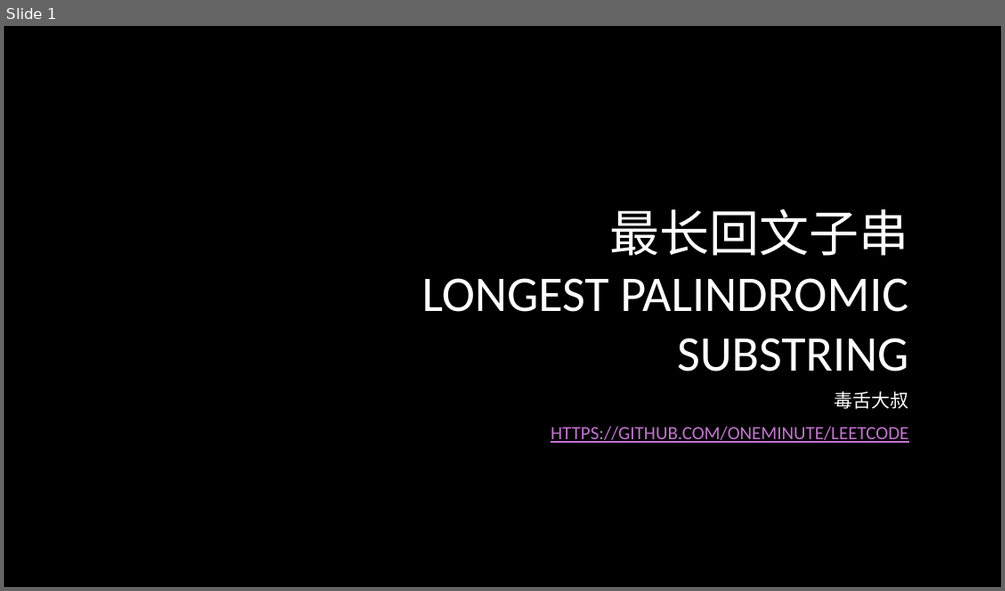
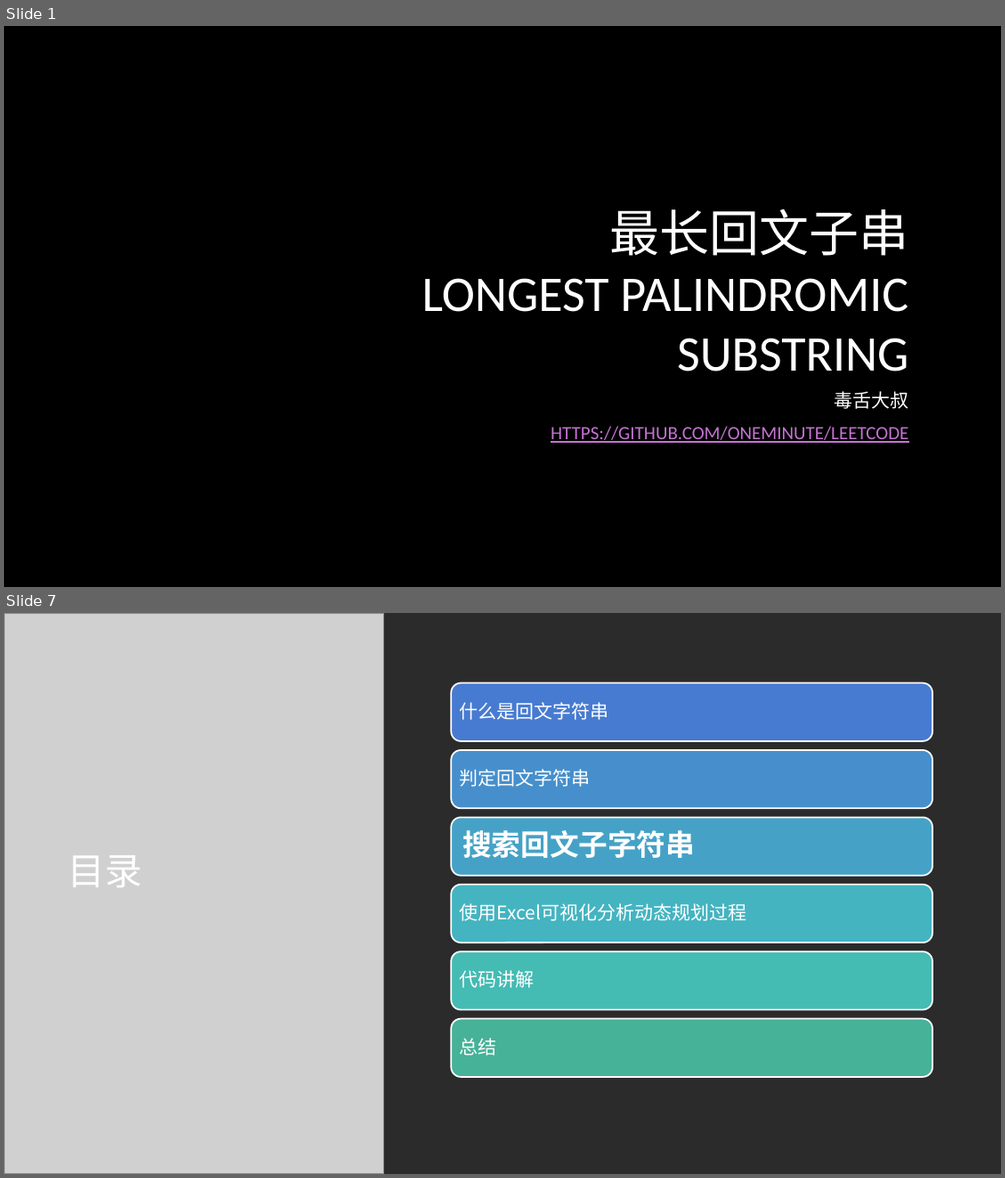
Before and after one commit to oneminute/leetcode, a slide deck: problems/longest-palindromic-substring/tutorial.pptx. Shown one above the other, each under a label of ours: slide 1 before the commit, slides 1 and 7 after it; the slides between them are not shown. The pictures are 1005x591 and 1005x1178 pixels, drawn with LibreOffice and Linux fonts; fonts in the diff are those of the drawing; grey boxes stand for pictures; background and template pictures are left out; a plain dark background stands for a picture behind light text. Boxes give left, top, right and bottom in pixels: in the first picture for what was removed or moved away, otherwise in the second. Text is boxed around its words. In the diff, an @@ line names an element or a change of style, - is before the commit and + after.

```diff
--- a/problems/longest-palindromic-substring/tutorial.pptx
+++ b/problems/longest-palindromic-substring/tutorial.pptx
@@ slide 7 added at [4, 613, 1001, 1174], background picture (left out) @@
@@ picture added at [4, 613, 385, 1174] @@
@@ picture added at [4, 613, 384, 1174] @@
@@ rectangle added at [385, 613, 1001, 1174], fill #FFFFFF @@
@@ title added at [67, 855, 142, 887], 36 pt, text #FFFFFF @@
+目录
@@ group added at [451, 683, 933, 1077]: 6 rounded rectangles, 6 texts @@
+什么是回文字符串
+判定回文字符串
+搜索回文子字符串
+使用Excel可视化分析动态规划过程
+代码讲解
+总结
```
Also in this commit, not shown: 3 slides changed, 4 other slides added, 5 other files.
